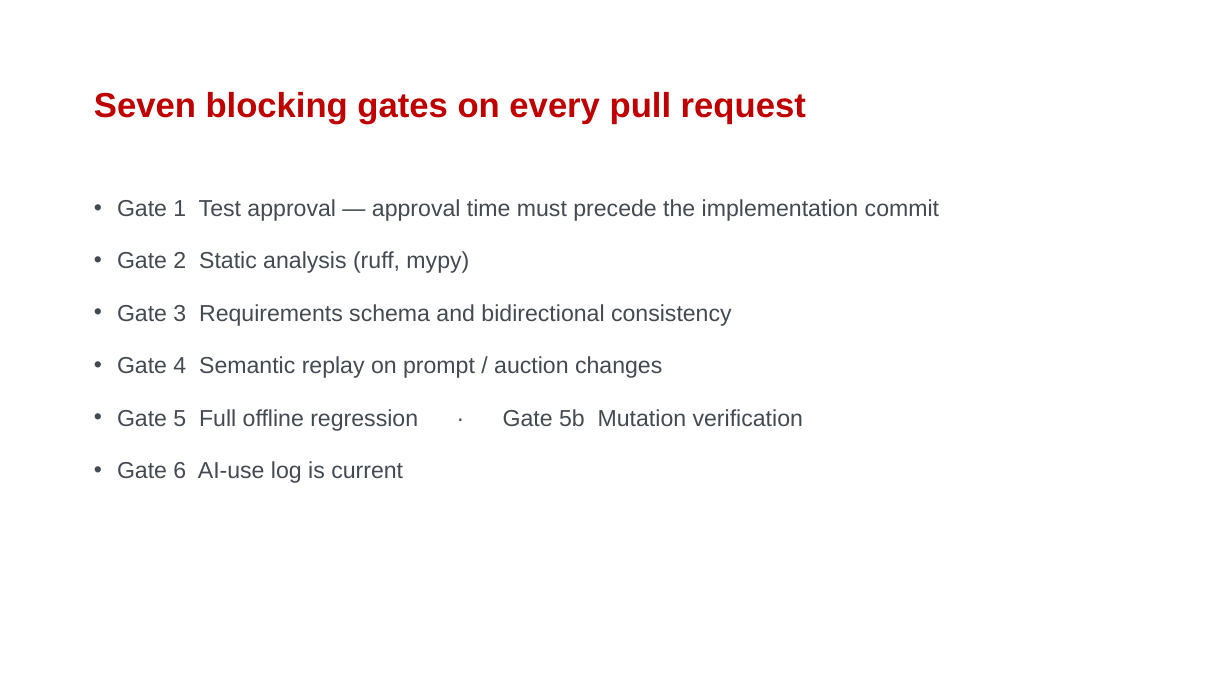
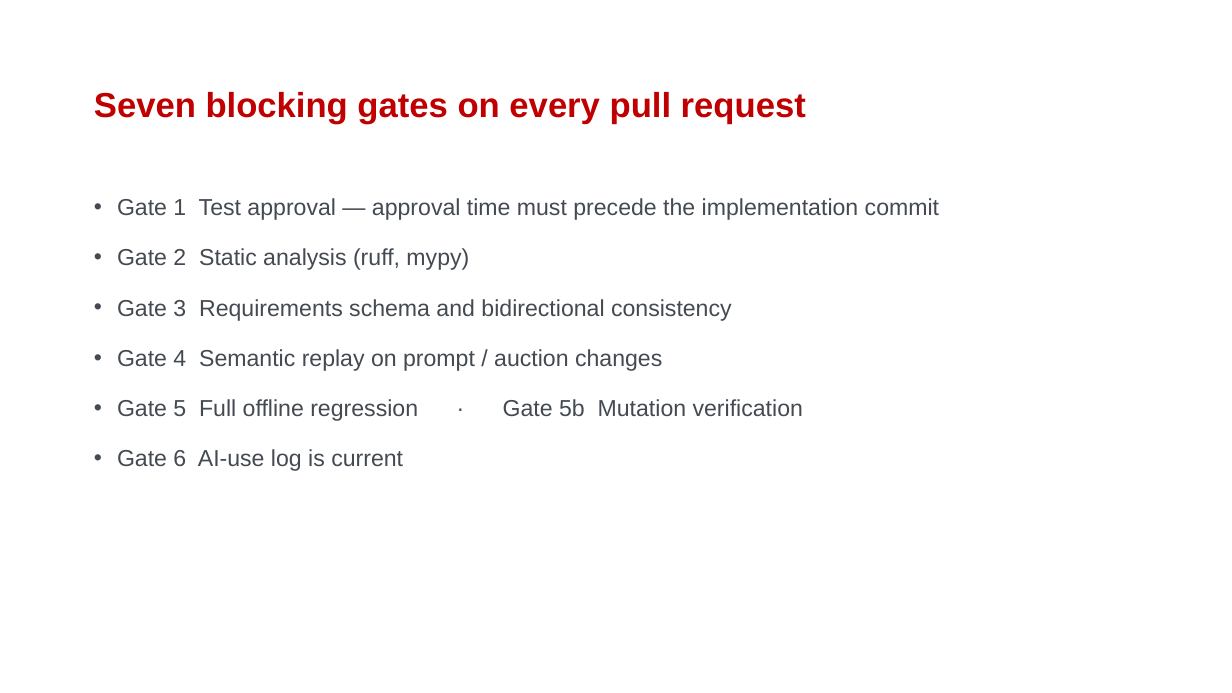
Before and after one commit to StantonJoY/SE_Project, a slide deck: slide 14 of docs/presentation/CS5351_Group26_Presentation.pptx (slide 12 before the commit). Drawn at 1232x693 pixels with LibreOffice and Linux fonts; fonts in the diff are those of the drawing; background and template pictures are left out. Boxes give left, top, right and bottom in pixels: in the first picture for what was removed or moved away, otherwise in the second. Text is boxed around its words. In the diff, an @@ line names an element or a change of style, - is before the commit and + after.

```diff
--- a/docs/presentation/CS5351_Group26_Presentation.pptx
+++ b/docs/presentation/CS5351_Group26_Presentation.pptx
@@ text "Gate 1 Test approval — ..." at box(117, 198, 939, 471): line spacing 1.15 to 1.12; less space between paragraphs @@
```
Also in this commit, not shown: 12 other slides changed, 4 slides added, 2 slides removed, 2 other files.
